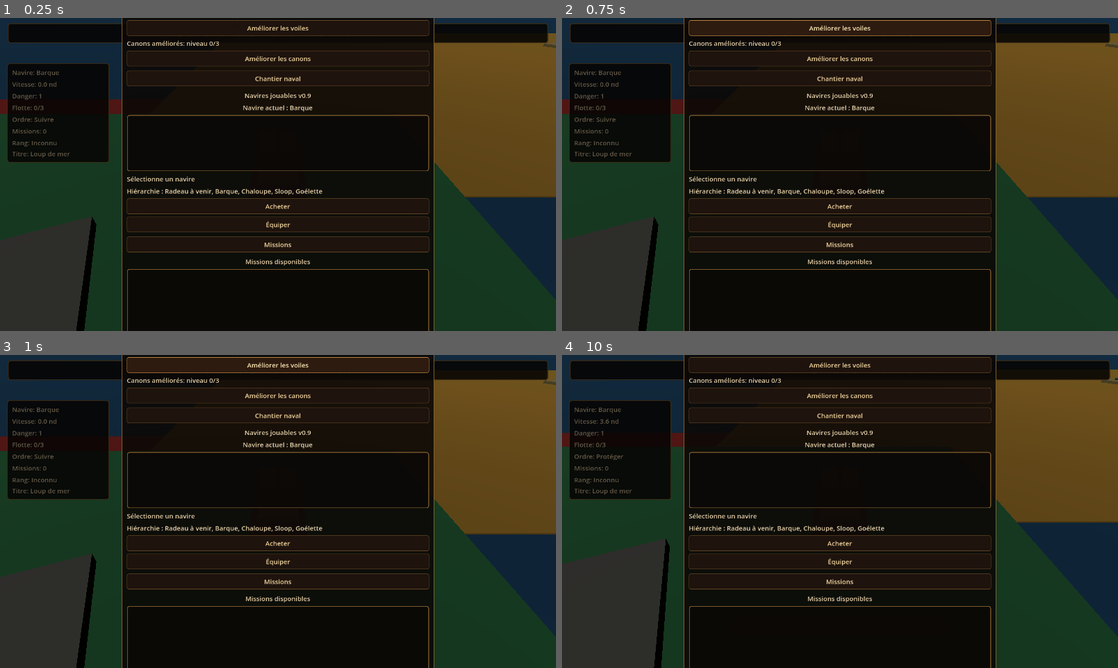
Above: before the commit, frames 1-4 (two rows, left to right).
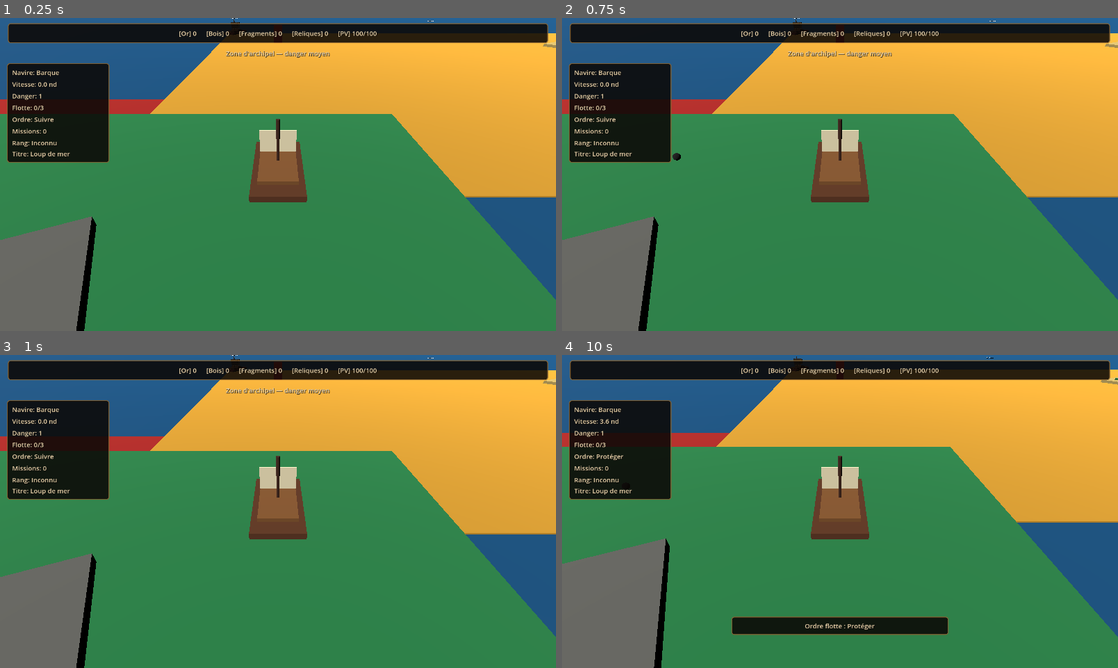
Above: after the commit, the same moments.

Repository: blou132/jeux-pirate
Game: Godot game, scene res://scenes/world/World.tscn
Two runs of this game, one before a commit and one after it. Both use one fixed random seed, a clock stepped at 60 frames per second and the inputs below.
Inputs (mouse positions are in pixels of both pictures, inside the frame that each line leads up to):
- Up to frame 1 (0.25 s): no input
- Up to frame 2 (0.75 s): click (840, 27) at 0.5 s, where only the run before the commit has a clickable "Améliorer les voiles"
- Up to frame 3 (1 s): no input
- Up to frame 4 (10 s): click (840, 395) at 1.25 s, where only the run before the commit has a clickable "Améliorer les canons"; click (840, 414) at 2 s, where only the run before the commit has a clickable "Chantier naval"; click (840, 542) at 2.75 s, where only the run before the commit has a clickable "Acheter"; click (840, 561) at 3.5 s, where only the run before the commit has a clickable "Équiper"; click (840, 580) at 4.25 s, where only the run before the commit has a clickable "Missions"; tap Enter at 5, 6.5, 8 s; move the mouse to (962, 495) at 5.02 s; hold D 5.03-5.75 s; tap R at 5.1 s; click (962, 495) at 5.17 s; tap Space at 5.75, 7.25, 8.75 s; drag from (728, 527) to (812, 574) at 5.77 s; move the mouse to (895, 442) at 6.52 s; hold D 6.53-7.25 s; hold Q 6.53-7.25 s; drag from (812, 574) to (673, 464) at 7.27 s; move the mouse to (1006, 558) at 8.02 s; hold A 8.03-8.75 s; tap F at 8.1 s; drag from (673, 464) to (756, 433) at 8.77 s; move the mouse to (867, 511) at 9.52 s; hold S from 9.53 s (still down); tap H at 9.6 s; click (867, 511) at 9.67 s

The runs differ from the first frame. In frame 1, 90% of the frame differs, in the area x 0-100%, y 0-100%; in frame 2, 91%; in frame 3, 91%; in frame 4, 88%.
Error before the commit: Parse Error: Cannot infer the type of "owned" variable because the value doesn't have a set type. (res://scripts/ui/PortMenu.gd:549)

Commit message:
fix: add explicit types for shipyard UI state

Diff:
--- a/scripts/ui/PortMenu.gd
+++ b/scripts/ui/PortMenu.gd
@@ -136,26 +136,26 @@
 		_refresh_repair_button()
 		return
 
-	var game_state := _get_game_state()
+	var game_state: Node = _get_game_state()
 	if game_state == null or not game_state.has_method("get_wood"):
 		status_label.text = "Pas assez de bois"
 		_refresh_repair_button()
 		return
 
-	var required_wood := ceili(float(missing_health) / float(REPAIR_HEALTH_PER_WOOD))
-	if game_state.get_wood() < required_wood:
+	var required_wood: int = ceili(float(missing_health) / float(REPAIR_HEALTH_PER_WOOD))
+	if int(game_state.call("get_wood")) < required_wood:
 		status_label.text = "Pas assez de bois"
 		_refresh_repair_button()
 		return
 
-	if not game_state.has_method("spend_resources") or not game_state.spend_resources(0, required_wood):
+	if not game_state.has_method("spend_resources") or not bool(game_state.call("spend_resources", 0, required_wood)):
 		status_label.text = "Pas assez de bois"
 		_refresh_repair_button()
 		return
 
-	var repaired_health := 0
+	var repaired_health: int = 0
 	if _player.has_method("repair"):
-		repaired_health = _player.repair(required_wood * REPAIR_HEALTH_PER_WOOD)
+		repaired_health = int(_player.call("repair", required_wood * REPAIR_HEALTH_PER_WOOD))
 
 	if repaired_health > 0:
 		status_label.text = "Bateau réparé"
@@ -189,26 +189,26 @@
 		_refresh_ally_repair_button()
 		return
 
-	var game_state := _get_game_state()
+	var game_state: Node = _get_game_state()
 	if game_state == null or not game_state.has_method("get_wood"):
 		status_label.text = "Pas assez de bois"
 		_refresh_ally_repair_button()
 		return
 
-	var required_wood := ceili(float(missing_health) / float(REPAIR_HEALTH_PER_WOOD))
-	if game_state.get_wood() < required_wood:
+	var required_wood: int = ceili(float(missing_health) / float(REPAIR_HEALTH_PER_WOOD))
+	if int(game_state.call("get_wood")) < required_wood:
 		status_label.text = "Pas assez de bois"
 		_refresh_ally_repair_button()
 		return
 
-	if not game_state.has_method("spend_resources") or not game_state.spend_resources(0, required_wood):
+	if not game_state.has_method("spend_resources") or not bool(game_state.call("spend_resources", 0, required_wood)):
 		status_label.text = "Pas assez de bois"
 		_refresh_ally_repair_button()
 		return
 
-	var repaired_health := 0
+	var repaired_health: int = 0
 	if ally_ship.has_method("repair"):
-		repaired_health = ally_ship.repair(required_wood * REPAIR_HEALTH_PER_WOOD)
+		repaired_health = int(ally_ship.call("repair", required_wood * REPAIR_HEALTH_PER_WOOD))
 
 	if repaired_health > 0:
 		status_label.text = "Allié réparé"
@@ -450,10 +450,10 @@
 
 
 func _get_upgrade_ship_context_text() -> String:
-	var game_state := _get_game_state()
-	var ship_id := ShipCatalog.STARTING_SHIP_ID
+	var game_state: Node = _get_game_state()
+	var ship_id: String = ShipCatalog.STARTING_SHIP_ID
 	if game_state != null and game_state.has_method("get_active_player_ship_id"):
-		ship_id = String(game_state.get_active_player_ship_id())
+		ship_id = String(game_state.call("get_active_player_ship_id"))
 
 	return "Navire : %s — max coque %d, voiles %d, canons %d" % [
 		ShipCatalog.get_ship_name(ship_id),
@@ -479,7 +479,7 @@
 	ship_list.clear()
 	_ship_ids.clear()
 
-	var game_state := _get_game_state()
+	var game_state: Node = _get_game_state()
 	if game_state == null:
 		current_ship_label.text = "Navire actuel indisponible"
 		ship_details_label.text = "Chantier naval indisponible"
@@ -488,13 +488,13 @@
 		equip_ship_button.disabled = true
 		return
 
-	var active_ship_id := ShipCatalog.STARTING_SHIP_ID
+	var active_ship_id: String = ShipCatalog.STARTING_SHIP_ID
 	if game_state.has_method("get_active_player_ship_id"):
-		active_ship_id = String(game_state.get_active_player_ship_id())
+		active_ship_id = String(game_state.call("get_active_player_ship_id"))
 
 	current_ship_label.text = "Navire actuel : %s" % ShipCatalog.get_ship_name(active_ship_id)
 	ship_hierarchy_label.text = _build_ship_hierarchy_text()
-	var ship_ids := ShipCatalog.get_player_ship_ids()
+	var ship_ids: Array[String] = ShipCatalog.get_player_ship_ids()
 	for ship_id in ship_ids:
 		_ship_ids.append(ship_id)
 		ship_list.add_item(_build_ship_row_text(game_state, ship_id))
@@ -506,7 +506,7 @@
 		equip_ship_button.disabled = true
 		return
 
-	var selected_index := _get_ship_index(_selected_ship_id)
+	var selected_index: int = _get_ship_index(_selected_ship_id)
 	if selected_index < 0:
 		selected_index = _get_ship_index(active_ship_id)
 	if selected_index < 0:
@@ -518,12 +518,24 @@
 
 
 func _build_ship_row_text(game_state: Node, ship_id: String) -> String:
-	var status := ShipCatalog.format_cost(ship_id)
-	if game_state.has_method("is_player_ship_owned") and game_state.is_player_ship_owned(ship_id):
+	var status: String = ShipCatalog.format_cost(ship_id)
+	var owned: bool = false
+	if game_state.has_method("is_player_ship_owned"):
+		owned = bool(game_state.call("is_player_ship_owned", ship_id))
+
+	var active: bool = false
+	if game_state.has_method("get_active_player_ship_id"):
+		active = String(game_state.call("get_active_player_ship_id")) == ship_id
+
+	var can_afford: bool = false
+	if game_state.has_method("can_afford_player_ship"):
+		can_afford = bool(game_state.call("can_afford_player_ship", ship_id))
+
+	if owned:
 		status = "possédé"
-	if game_state.has_method("get_active_player_ship_id") and String(game_state.get_active_player_ship_id()) == ship_id:
+	if active:
 		status = "navire actuel"
-	elif game_state.has_method("can_afford_player_ship") and not game_state.can_afford_player_ship(ship_id):
+	elif not can_afford:
 		status = "ressources insuffisantes"
 
 	return "%s - %s" % [ShipCatalog.get_ship_name(ship_id), status]
@@ -538,17 +550,26 @@
 
 
 func _refresh_selected_ship() -> void:
-	var game_state := _get_game_state()
+	var game_state: Node = _get_game_state()
 	if game_state == null or _selected_ship_id.is_empty():
 		ship_details_label.text = "Navire indisponible"
 		buy_ship_button.disabled = true
 		equip_ship_button.disabled = true
 		return
 
-	var lines := ShipCatalog.get_ship_stat_lines(_selected_ship_id)
-	var owned := game_state.has_method("is_player_ship_owned") and game_state.is_player_ship_owned(_selected_ship_id)
-	var active := game_state.has_method("get_active_player_ship_id") and String(game_state.get_active_player_ship_id()) == _selected_ship_id
-	var can_afford := game_state.has_method("can_afford_player_ship") and game_state.can_afford_player_ship(_selected_ship_id)
+	var lines: Array[String] = ShipCatalog.get_ship_stat_lines(_selected_ship_id)
+
+	var owned: bool = false
+	if game_state.has_method("is_player_ship_owned"):
+		owned = bool(game_state.call("is_player_ship_owned", _selected_ship_id))
+
+	var active: bool = false
+	if game_state.has_method("get_active_player_ship_id"):
+		active = String(game_state.call("get_active_player_ship_id")) == _selected_ship_id
+
+	var can_afford: bool = false
+	if game_state.has_method("can_afford_player_ship"):
+		can_afford = bool(game_state.call("can_afford_player_ship", _selected_ship_id))
 
 	if active:
 		lines.append("État : navire actuel")
@@ -569,24 +590,24 @@
 
 
 func _on_buy_ship_pressed() -> void:
-	var game_state := _get_game_state()
+	var game_state: Node = _get_game_state()
 	if game_state == null or _selected_ship_id.is_empty() or not game_state.has_method("purchase_player_ship"):
 		status_label.text = "Achat indisponible"
 		return
 
-	status_label.text = game_state.purchase_player_ship(_selected_ship_id)
+	status_label.text = String(game_state.call("purchase_player_ship", _selected_ship_id))
 	_refresh_shipyard_rows()
 	_refresh_repair_button()
 	_refresh_upgrade_rows()
 
 
 func _on_equip_ship_pressed() -> void:
-	var game_state := _get_game_state()
+	var game_state: Node = _get_game_state()
 	if game_state == null or _selected_ship_id.is_empty() or not game_state.has_method("equip_player_ship"):
 		status_label.text = "Équipement indisponible"
 		return
 
-	status_label.text = game_state.equip_player_ship(_selected_ship_id)
+	status_label.text = String(game_state.call("equip_player_ship", _selected_ship_id))
 	_refresh_shipyard_rows()
 	_refresh_repair_button()
 	_refresh_upgrade_rows()
@@ -605,11 +626,11 @@
 
 func _build_ship_hierarchy_text() -> String:
 	var parts: Array[String] = []
-	var entries := ShipCatalog.get_hierarchy_entries()
+	var entries: Array[Dictionary] = ShipCatalog.get_hierarchy_entries()
 	for index in range(entries.size()):
 		var entry: Dictionary = entries[index]
-		var status := String(entry.get("status", "à venir"))
-		var suffix := "max %d" % int(entry.get("upgrade_max", 0))
+		var status: String = String(entry.get("status", "à venir"))
+		var suffix: String = "max %d" % int(entry.get("upgrade_max", 0))
 		if status != "jouable":
 			suffix += ", à venir"
 		parts.append("%d. %s (%s)" % [index + 1, String(entry.get("name", "Navire")), suffix])
@@ -648,14 +669,14 @@
 		return
 
 	var view: Dictionary = reputation_system.get_reputation_view()
-	var rank_progress := String(view.get("progress_text", "0 / 100"))
-	var next_rank := String(view.get("next_rank_name", "Maximum atteint"))
+	var rank_progress: String = String(view.get("progress_text", "0 / 100"))
+	var next_rank: String = String(view.get("next_rank_name", "Maximum atteint"))
 	if bool(view.get("rank_is_max", false)):
 		next_rank = "Maximum atteint"
 		rank_progress = "MAX"
 
-	var title_progress := String(view.get("title_progress_text", "0 / 120"))
-	var next_title := String(view.get("next_title_name", "Maximum atteint"))
+	var title_progress: String = String(view.get("title_progress_text", "0 / 120"))
+	var next_title: String = String(view.get("next_title_name", "Maximum atteint"))
 	if bool(view.get("title_is_max", false)):
 		next_title = "Maximum atteint"
 		title_progress = "MAX"
@@ -730,7 +751,7 @@
 			continue
 
 		var view: Dictionary = quest_view
-		var quest_id := String(view.get("id", ""))
+		var quest_id: String = String(view.get("id", ""))
 		if quest_id.is_empty():
 			continue
 
@@ -785,9 +806,9 @@
 
 
 func _build_mission_row_text(view: Dictionary) -> String:
-	var name := String(view.get("name", "Mission"))
-	var status := String(view.get("status_text", "Disponible"))
-	var progress := String(view.get("progress_text", ""))
+	var name: String = String(view.get("name", "Mission"))
+	var status: String = String(view.get("status_text", "Disponible"))
+	var progress: String = String(view.get("progress_text", ""))
 	if bool(view.get("active", false)):
 		return "[Active] %s - %s" % [name, progress]
 	if bool(view.get("completed", false)) and not bool(view.get("reward_claimed", false)):
